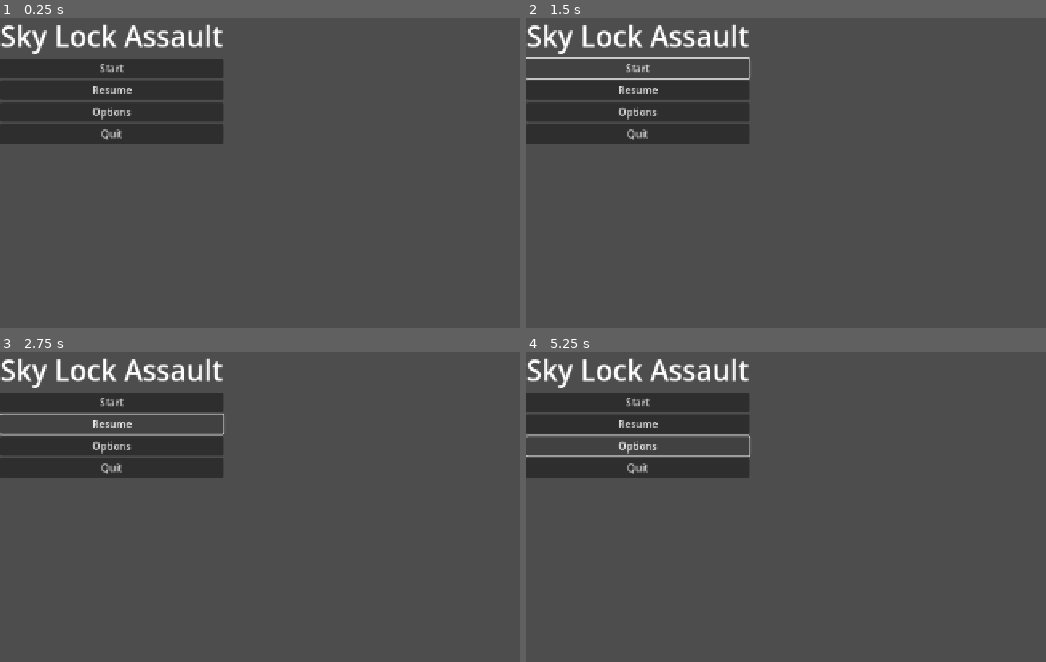
Above: before the commit, frames 1-4 (two rows, left to right).
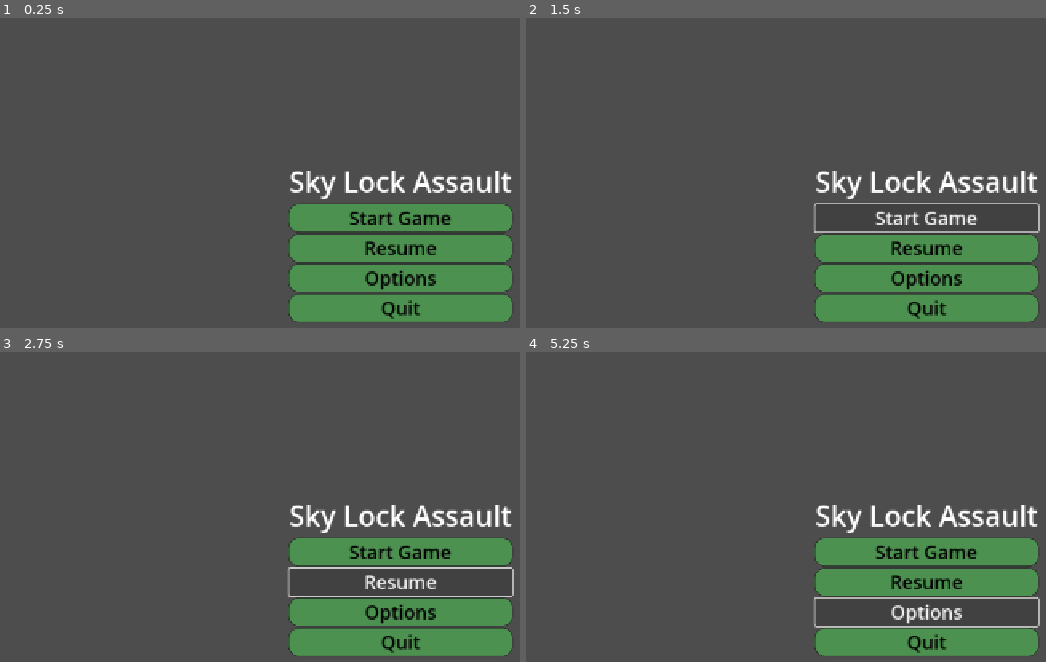
Above: after the commit, the same moments.

Repository: ikostan/SkyLockAssault
Game: Godot game, scene res://scenes/main_menu.tscn
Two runs of this game, one before a commit and one after it. Both use one fixed random seed, a clock stepped at 60 frames per second and the inputs below.
Inputs:
- Up to frame 1 (0.25 s): no input
- Up to frame 2 (1.5 s): click "Start" (after the commit: "Start Game") at 0.5 s; click "Start" (after the commit: "Start Game") at 1.25 s
- Up to frame 3 (2.75 s): click "Resume" at 2 s
- Up to frame 4 (5.25 s): click "Resume" at 2.75 s; click "Start" (after the commit: "Start Game") at 3.5 s; click "Resume" at 4.25 s; click "Options" at 5 s

The runs differ from the first frame. In frame 1, 29% of the frame differs, in the area x 0-99%, y 1-99%; in frame 2, 24%; in frame 3, 24%; in frame 4, 24%.

Commit message:
Menu buttons new style

Diff:
--- a/scenes/main_menu.tscn
+++ b/scenes/main_menu.tscn
@@ -1,6 +1,38 @@
-[gd_scene load_steps=2 format=3 uid="uid://brpckgp7j86jp"]
+[gd_scene load_steps=6 format=3 uid="uid://brpckgp7j86jp"]
 
 [ext_resource type="Script" uid="uid://dyep7jkkv3xtd" path="res://scripts/main_menu.gd" id="1_l6cm7"]
+
+[sub_resource type="StyleBoxFlat" id="StyleBoxFlat_l6cm7"]
+bg_color = Color(0.301316, 0.570076, 0.313499, 1)
+corner_radius_top_left = 16
+corner_radius_top_right = 16
+corner_radius_bottom_right = 16
+corner_radius_bottom_left = 16
+shadow_size = 2
+
+[sub_resource type="StyleBoxFlat" id="StyleBoxFlat_ekxnf"]
+bg_color = Color(0.301961, 0.568627, 0.313726, 1)
+corner_radius_top_left = 16
+corner_radius_top_right = 16
+corner_radius_bottom_right = 16
+corner_radius_bottom_left = 16
+shadow_size = 2
+
+[sub_resource type="StyleBoxFlat" id="StyleBoxFlat_bqqt6"]
+bg_color = Color(0.301961, 0.568627, 0.313726, 1)
+corner_radius_top_left = 16
+corner_radius_top_right = 16
+corner_radius_bottom_right = 16
+corner_radius_bottom_left = 16
+shadow_size = 2
+
+[sub_resource type="StyleBoxFlat" id="StyleBoxFlat_wu84c"]
+bg_color = Color(0.301961, 0.568627, 0.313726, 1)
+corner_radius_top_left = 16
+corner_radius_top_right = 16
+corner_radius_bottom_right = 16
+corner_radius_bottom_left = 16
+shadow_size = 2
 
 [node name="Control" type="Control"]
 layout_mode = 3
@@ -11,15 +43,19 @@
 grow_vertical = 2
 script = ExtResource("1_l6cm7")
 
-[node name="TextureRect" type="TextureRect" parent="."]
-layout_mode = 0
-offset_right = 40.0
-offset_bottom = 40.0
-
 [node name="CenterContainer" type="CenterContainer" parent="."]
-layout_mode = 0
-offset_right = 40.0
-offset_bottom = 40.0
+layout_mode = 1
+anchors_preset = 8
+anchor_left = 0.5
+anchor_top = 0.5
+anchor_right = 0.5
+anchor_bottom = 0.5
+offset_left = -178.5
+offset_top = -101.5
+offset_right = 178.5
+offset_bottom = 101.5
+grow_horizontal = 2
+grow_vertical = 2
 
 [node name="VBoxContainer" type="VBoxContainer" parent="CenterContainer"]
 layout_mode = 2
@@ -33,16 +69,28 @@
 
 [node name="StartButton" type="Button" parent="CenterContainer/VBoxContainer"]
 layout_mode = 2
-text = "Start"
+theme_override_colors/font_color = Color(0, 0, 0, 1)
+theme_override_font_sizes/font_size = 30
+theme_override_styles/normal = SubResource("StyleBoxFlat_l6cm7")
+text = "Start Game"
 
 [node name="ResumeButton" type="Button" parent="CenterContainer/VBoxContainer"]
 layout_mode = 2
+theme_override_colors/font_color = Color(0, 0, 0, 1)
+theme_override_font_sizes/font_size = 30
+theme_override_styles/normal = SubResource("StyleBoxFlat_ekxnf")
 text = "Resume"
 
 [node name="OptionsButton" type="Button" parent="CenterContainer/VBoxContainer"]
 layout_mode = 2
+theme_override_colors/font_color = Color(0, 0, 0, 1)
+theme_override_font_sizes/font_size = 30
+theme_override_styles/normal = SubResource("StyleBoxFlat_bqqt6")
 text = "Options"
 
 [node name="QuitButton" type="Button" parent="CenterContainer/VBoxContainer"]
 layout_mode = 2
+theme_override_colors/font_color = Color(0, 0, 0, 1)
+theme_override_font_sizes/font_size = 30
+theme_override_styles/normal = SubResource("StyleBoxFlat_wu84c")
 text = "Quit"
Not shown, added: export_presets.cfg
